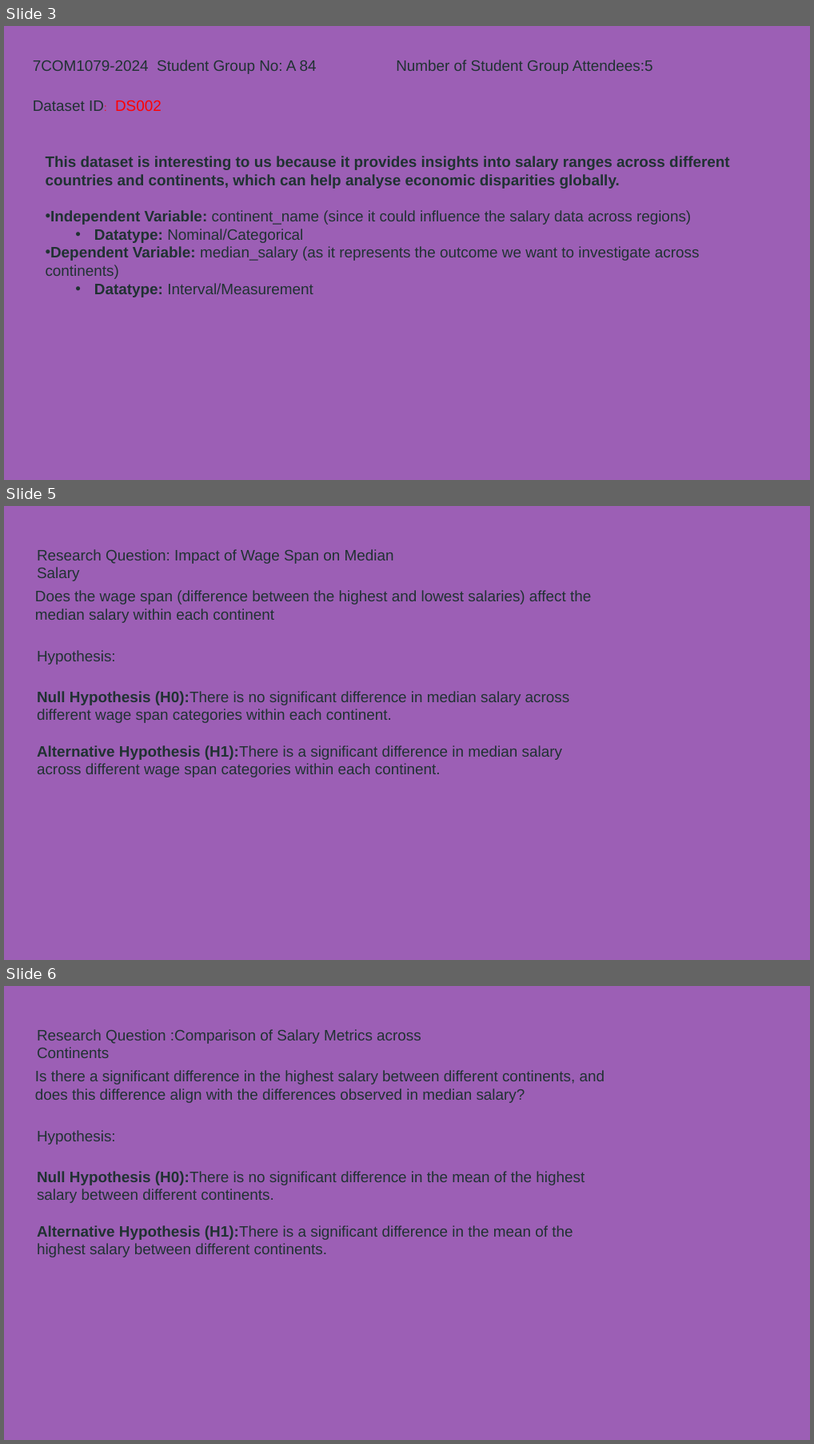
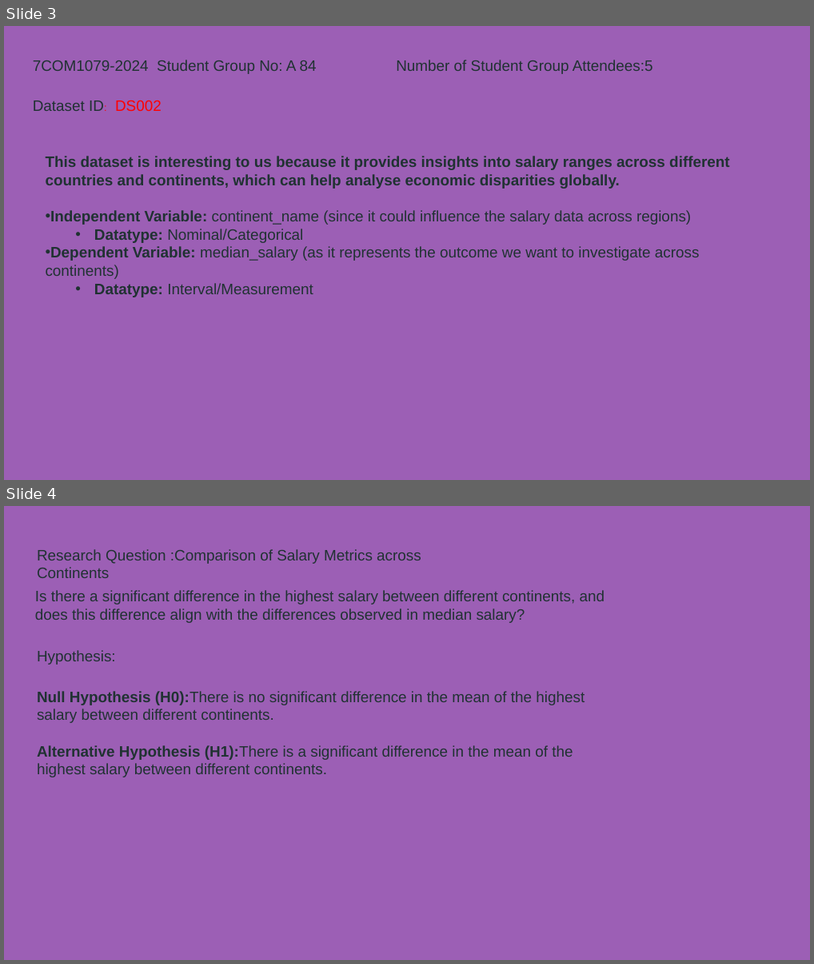
Before and after one commit to PRIBINKBENNY/84A---Salary-data-2-csv, a slide deck: Research Question/group 84 a.pptx. Shown one above the other, each under a label of ours: slides 3, 5 and 6 before the commit, slides 3 and 4 after it; the slides between them are not shown. The pictures are 814x1444 and 814x964 pixels, drawn with LibreOffice and Linux fonts; fonts in the diff are those of the drawing; background and template pictures are left out. Boxes give left, top, right and bottom in pixels: in the first picture for what was removed or moved away, otherwise in the second. Text is boxed around its words. In the diff, an @@ line names an element or a change of style, - is before the commit and + after.

Commit message:
new research question

```diff
--- a/Research Question/group 84 a.pptx
+++ b/Research Question/group 84 a.pptx
@@ slide 5 removed at (4,506,810,960), background #9C5FB5 @@
@@ text removed at (37,549,394,581) @@
-Research Question: Impact of Wage Span on Median Salary
@@ text removed at (35,590,591,623) @@
-Does the wage span (difference between the highest and lowest salaries) affect the median salary within each continent
@@ text removed at (37,650,116,664) @@
-Hypothesis:
@@ text removed at (37,691,570,777) @@
-Null Hypothesis (H0):There is no significant difference in median salary across different wage span categories within each continent.
-Alternative Hypothesis (H1):There is a significant difference in median salary across different wage span categories within each continent.
@@ what was slide 6 is now slide 4 @@
```
Also in this commit, not shown: 3 other slides removed, 1 other file.
